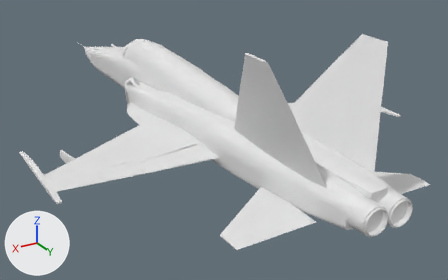
The Blender file Assets/Models/F-6EX.blend, before and after one commit.
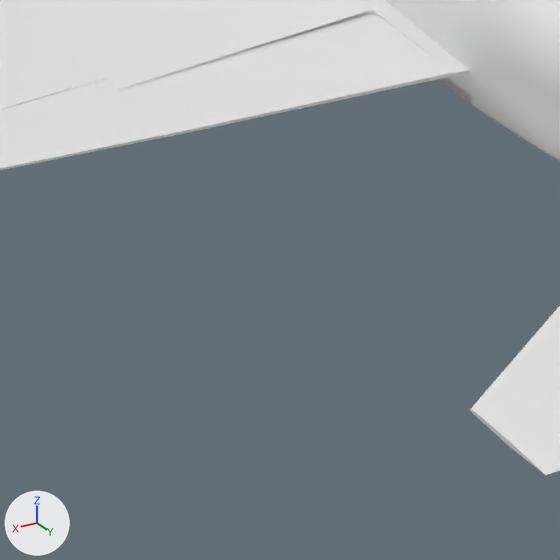
Each version appears first whole from a 50 mm camera at (2.21, 4.49, 1.69) aimed at (-0.26, 0.38, -0.37), and next in a close-up on the part from 25% to 54% of the width and 51% to 96% of the height. The lights are fixed; the arrows at lower left show +X, +Y and +Z.

The first close-up shows 'AileronL', 'Body', 'FlapL', 'VerticalStabL'.
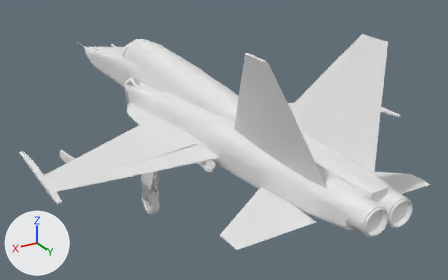
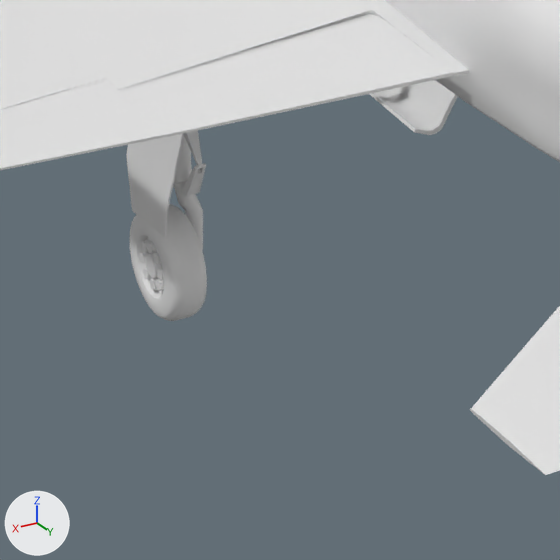
Changed parts and their boxes (x1, y1, x2, y2) in the close-ups (560 x 560 px):
'WheelL', turned (not visible before)
    after: (130, 204, 207, 321)
'GearDoorOuterL', turned (not visible before)
    after: (126, 133, 184, 238)
'GearDoorInnerL', turned (not visible before)
    after: (370, 80, 458, 135)
'Cylinder.004', turned (not visible before)
    after: (173, 135, 203, 251)
'Cube.004', turned (not visible before)
    after: (183, 163, 206, 197)
'Cube.001', turned (not visible before)
    after: (183, 130, 203, 169)

The change in detail:
Object 'GearDoorOuterL' (ob_geardoorouterl) turns from (90, 90, 0) to (90, -5, 0) degrees about x, y and z.
Object 'GearDoorInnerL' (ob_geardoorinnerl) turns from (90, 90, 0) to (90, 150, 0) degrees about x, y and z.
Object 'GearRotationL' (ob_gearrotationl) turns from (90, 90, 0) to (90, 0, 0) degrees about x, y and z.
